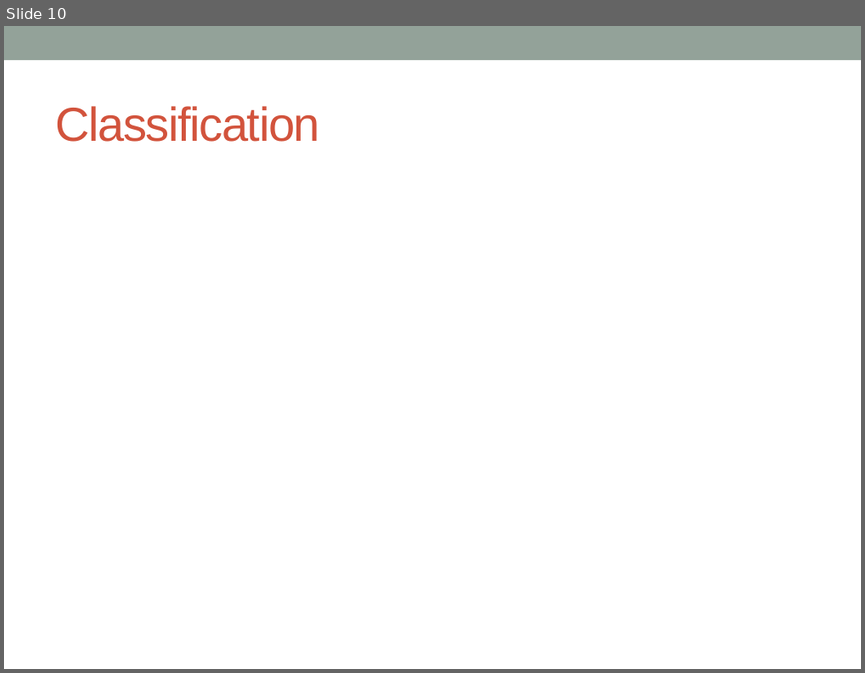
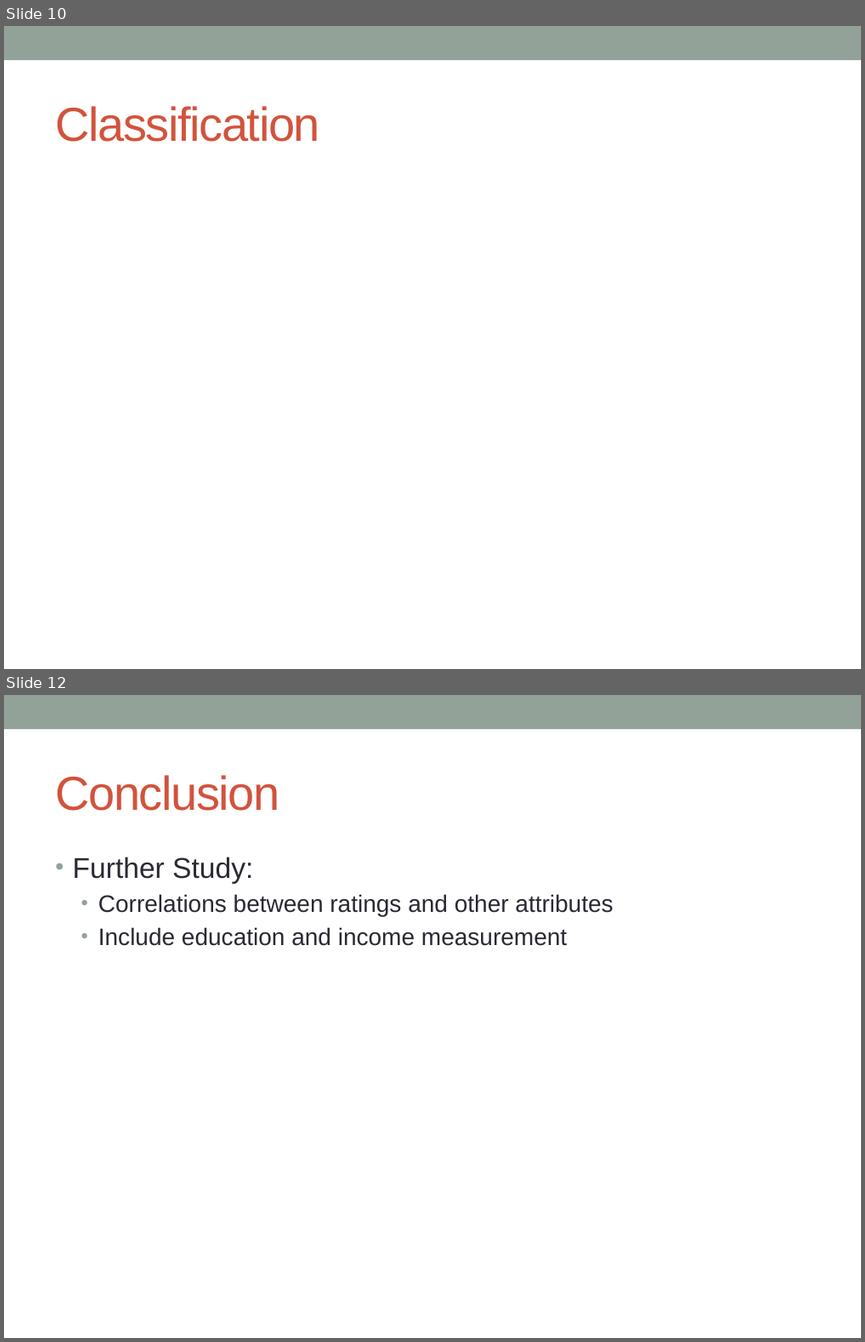
Before and after one commit to jonathanbae/4559Project1, a slide deck: baej.lih.project-1 Presentation.pptx. Shown one above the other, each under a label of ours: slide 10 before the commit, slides 10 and 12 after it; the slides between them are not shown. The pictures are 865x673 and 865x1342 pixels, drawn with LibreOffice and Linux fonts; fonts in the diff are those of the drawing. Boxes give left, top, right and bottom in pixels: in the first picture for what was removed or moved away, otherwise in the second. Text is boxed around its words. In the diff, an @@ line names an element or a change of style, - is before the commit and + after.

```diff
--- a/baej.lih.project-1 Presentation.pptx
+++ b/baej.lih.project-1 Presentation.pptx
@@ slide 12 added at (4,695,861,1338), background #FFFFFF; not listed: 1 template element that a slide beside it also shows @@
@@ title added at (55,775,279,811), 40 pt, text #D2533C @@
+Conclusion
@@ text added at (73,857,613,946), 20 pt, text #292934 @@
+• Further Study:
+  • Correlations between ratings and other attributes
+  • Include education and income measurement
```
Also in this commit, not shown: 1 other slide added, 1 slide removed, 10 other files.
